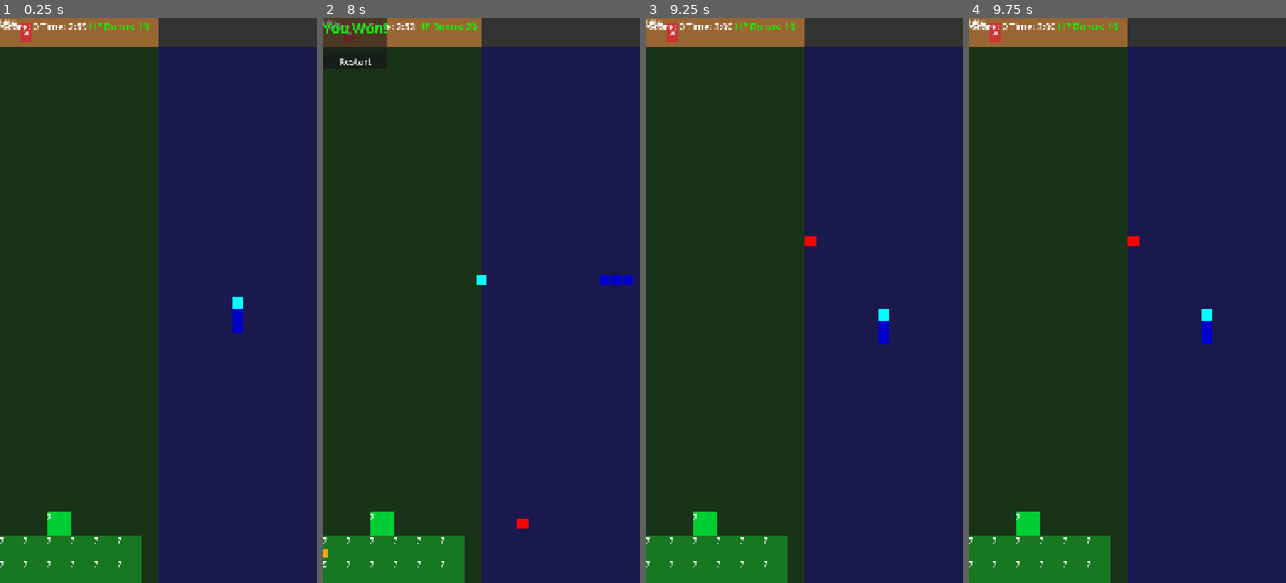
Above: before the commit, frames 1-4 (left to right).
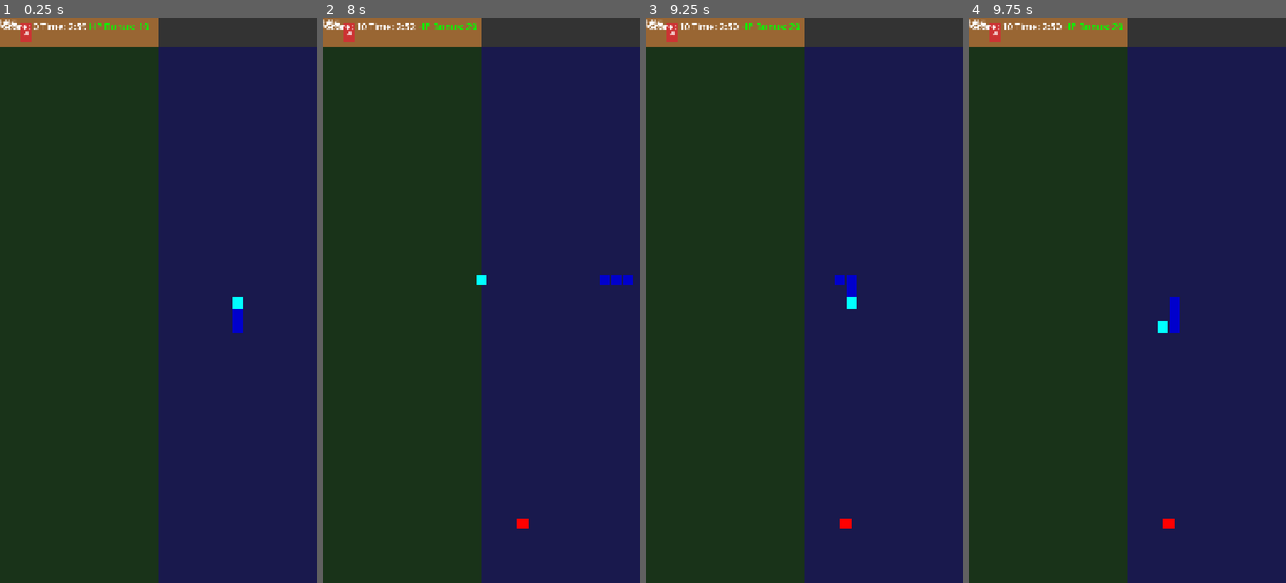
Above: after the commit, the same moments.

Repository: AwakeHypnos/KingSnake
Game: Godot game, scene res://scenes/Main.tscn
The game is run twice, just before and just after one commit, with the same random seed, the same clock (stepped at 60 frames per second) and the same inputs.
Inputs (mouse positions are in pixels of both pictures, inside the frame that each line leads up to):
- Up to frame 1 (0.25 s): no input
- Up to frame 2 (8 s): hold D (snake_right) 0.53-1.28 s; hold S (snake_down) 1.28-2.03 s; hold D (snake_right) 2.03-2.78 s; hold W (snake_up) 2.78-3.53 s; hold A (snake_left) 3.53-5.03 s; hold S (snake_down) 5.03-5.78 s; hold D (snake_right) 5.78-6.53 s; hold W (snake_up) 6.53-7.28 s; hold D (snake_right) from 7.28 s (still down)
- Up to frame 3 (9.25 s): release D (snake_right) at 8 s; click (677, 63) at 8 s, where only the run before the commit has a clickable "Restart"; hold S (snake_down) from 8.78 s (still down)
- Up to frame 4 (9.75 s): release S (snake_down) at 9.53 s; hold A (snake_left) from 9.53 s (still down)

The runs differ from the first frame. In frame 1, 4.1% of the frame differs, in the area x 0-45%, y 87-100%; in frame 2, 5.2%, in the area x 0-45%, y 0-100%; in frame 3, 5.0%; in frame 4, 5.0%.
Error after the commit: Parse Error: Expected expression after "/" operator. (res://scripts/GiantSnake.gd:41)

Commit message:
fix(scripts): 修正GiantSnake.gd中的整数除法问题
style(editor): 清理编辑器布局和缓存文件

Diff:
--- a/scripts/GiantSnake.gd
+++ b/scripts/GiantSnake.gd
@@ -38,7 +38,7 @@
 		var segments_in_row = total_segments - segments_placed
 		if segments_in_row > 6:
 			segments_in_row = 6
-		var start_col = (6 - segments_in_row) / 2
+		var start_col = (6 - segments_in_row) // 2
 
 		for i in range(segments_in_row):
 			var col = start_col + i
@@ -198,7 +198,7 @@
 
 func _grow_top_row(top_row: int):
 	var segments_in_top_row = _get_segments_in_row(top_row)
-	var start_col = (6 - (segments_in_top_row + 1)) / 2
+	var start_col = (6 - (segments_in_top_row + 1)) // 2
 
 	for col in range(grid_data[top_row].size()):
 		if grid_data[top_row][col] >= 0:
@@ -235,7 +235,7 @@
 	if next_row < 0:
 		return
 
-	var start_col = (6 - 1) / 2
+	var start_col = (6 - 1) // 2
 
 	_create_segment_in_grid(next_row, start_col, segments.size())
 
Binary file added: KingSnake.apple-touch-icon.png
Not shown, added: KingSnake.apple-touch-icon.png.import
Binary file added: KingSnake.icon.png
Not shown, added: KingSnake.icon.png.import
Binary file added: KingSnake.png
Not shown, added: KingSnake.png.import
Not shown, added: export_presets.cfg
Not shown, added: KingSnake.audio.position.worklet.js
Not shown, added: KingSnake.audio.worklet.js
Not shown, added: KingSnake.html
Not shown, added: KingSnake.js
Not shown, added: KingSnake.pck
(and 1 more such lines)
